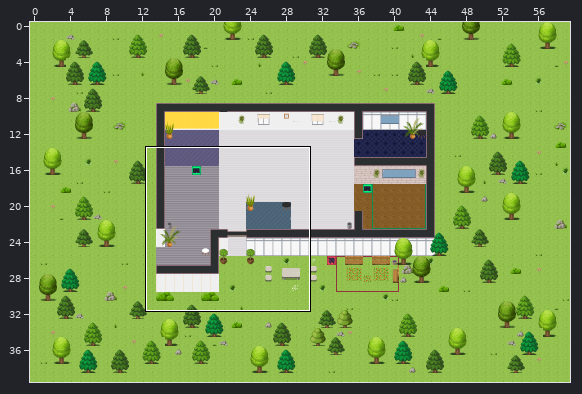
Two versions of a level (Tiled map (JSON), office.tmj). The picture above shows the old version from afar; the outline marks the close-up.
Close-up. Before the edit:
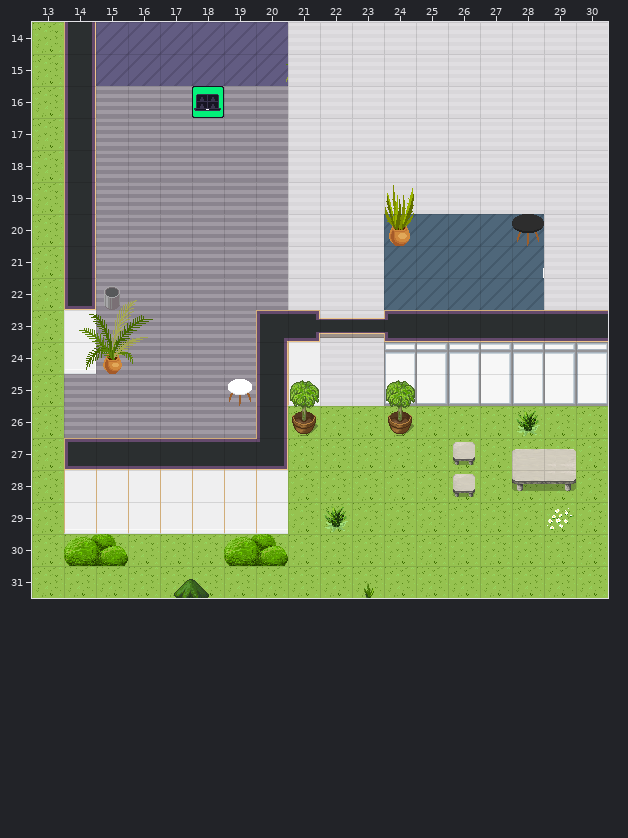
Cells are 32x32 px. Shown: x 13..30, y 14..31. The commit also changed other parts of the map, which this record leaves out.
After:
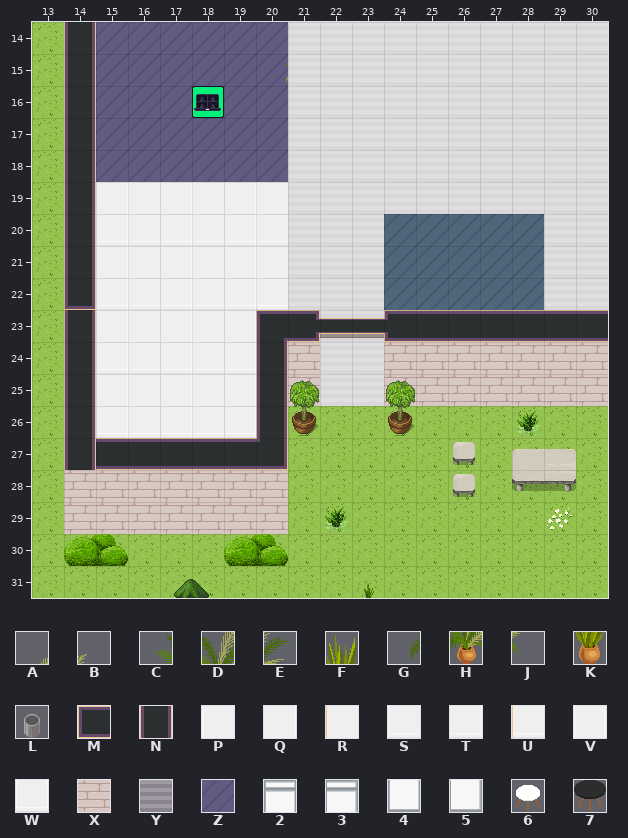
Key: from "WA_Decoration": A 61, B 62, C 72, D 73, E 74, F 75, G 84, H 85, J 86, K 87; from "WA_Miscellaneous": L 60; from "WA_Room_Builder": M 58, N 102, P 205, Q 206, R 208, S 230, T 231, U 233, V 280, W 305, X 310, Y 383, Z 385, 2 732, 3 733, 4 757, 5 758; from "WA_Tables": 6 130, 7 151.
_ is an empty cell, # one hidden under a higher layer.
Diff:
Layer "floor/floor1":
y 16: x 15..17 YYY -> ZZZ; x 19..20 YY -> ZZ
y 17..18: x 15..20 YYYYYY -> ZZZZZZ
y 19: x 15..20 YYYYYY -> QPQPQP
y 20: x 15..20 YYYYYY -> TSTSTS
y 21: x 15..20 YYYYYY -> QPQPQP
y 22: x 15..20 YYYYYY -> TSTSTS
y 23: x 15..19 YYYYY -> QPQPQ
y 24: x 15..19 YYYYY -> TSTST
y 25: x 14..19 YYYYYY -> #QPQPQ
y 26: x 14..19 YYYYYY -> #TSTST
Layer "walls/walls1":
y 23: x 14 V -> N
y 24: x 14 W -> N; x 21 R -> X; x 24..30 2323232 -> XXXXXXX
y 25: x 14 _ -> N; x 21 U -> X; x 24..30 4545454 -> XXXXXXX
y 26: x 14 _ -> N
y 27: x 14 M -> N
y 28: x 14..20 RRRRRRR -> XXXXXXX
y 29: x 14..20 UUUUUUU -> XXXXXXX
Layer "furniture/furniture1":
y 19: x 24 F -> _
y 20: x 24 K -> _
Layer "furniture/furniture2":
y 20: x 28 7 -> _
y 22: x 15 L -> _
y 24: x 15 H -> _
y 25: x 19 6 -> _
Layer "above/above1":
y 22: x 15..16 AB -> __
y 23: x 14..16 CDE -> ___
y 24: x 14 G -> _; x 16 J -> _
Changed places in both close-ups, as pixel boxes (x1, y1, x2, y2):
changed: (64, 86, 288, 534)
removed: (385, 185, 414, 246)
removed: (512, 214, 544, 246)
changed: (288, 342, 320, 406)
changed: (384, 342, 608, 406)
